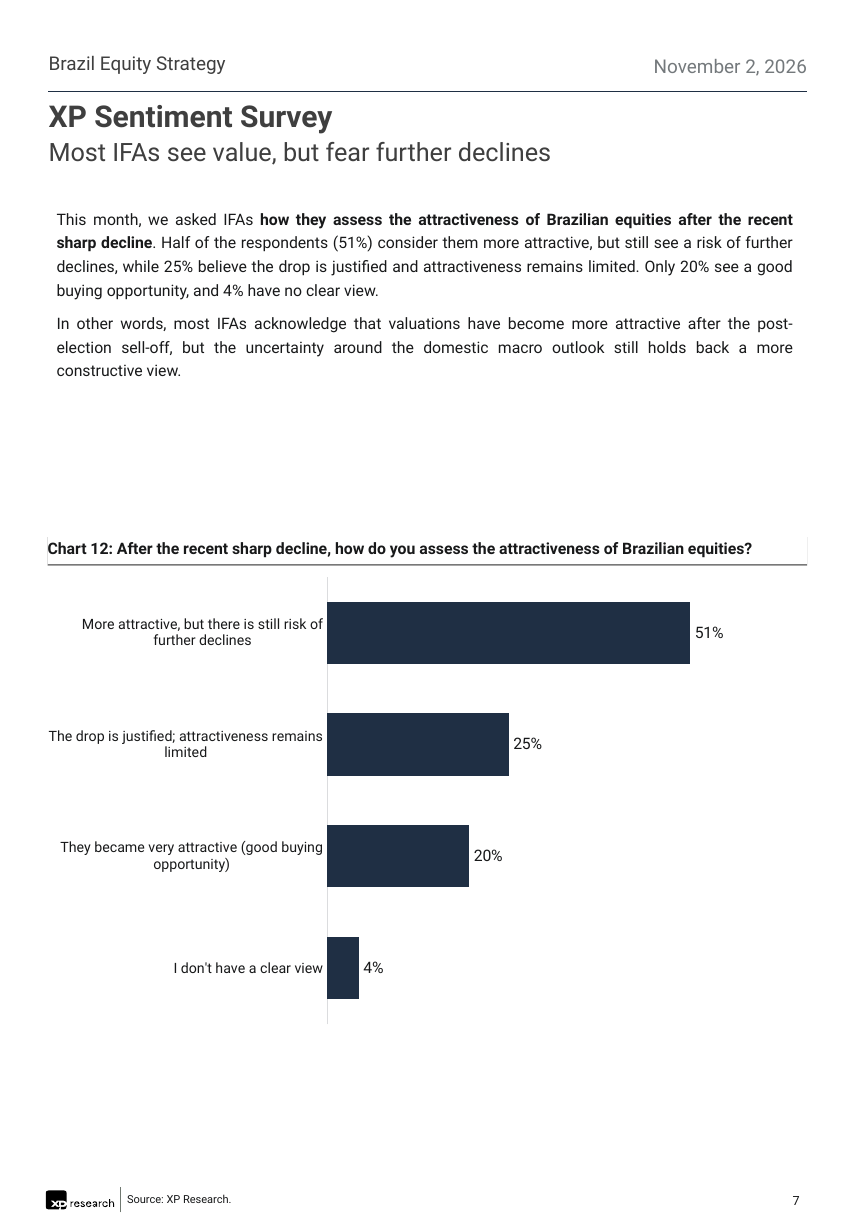
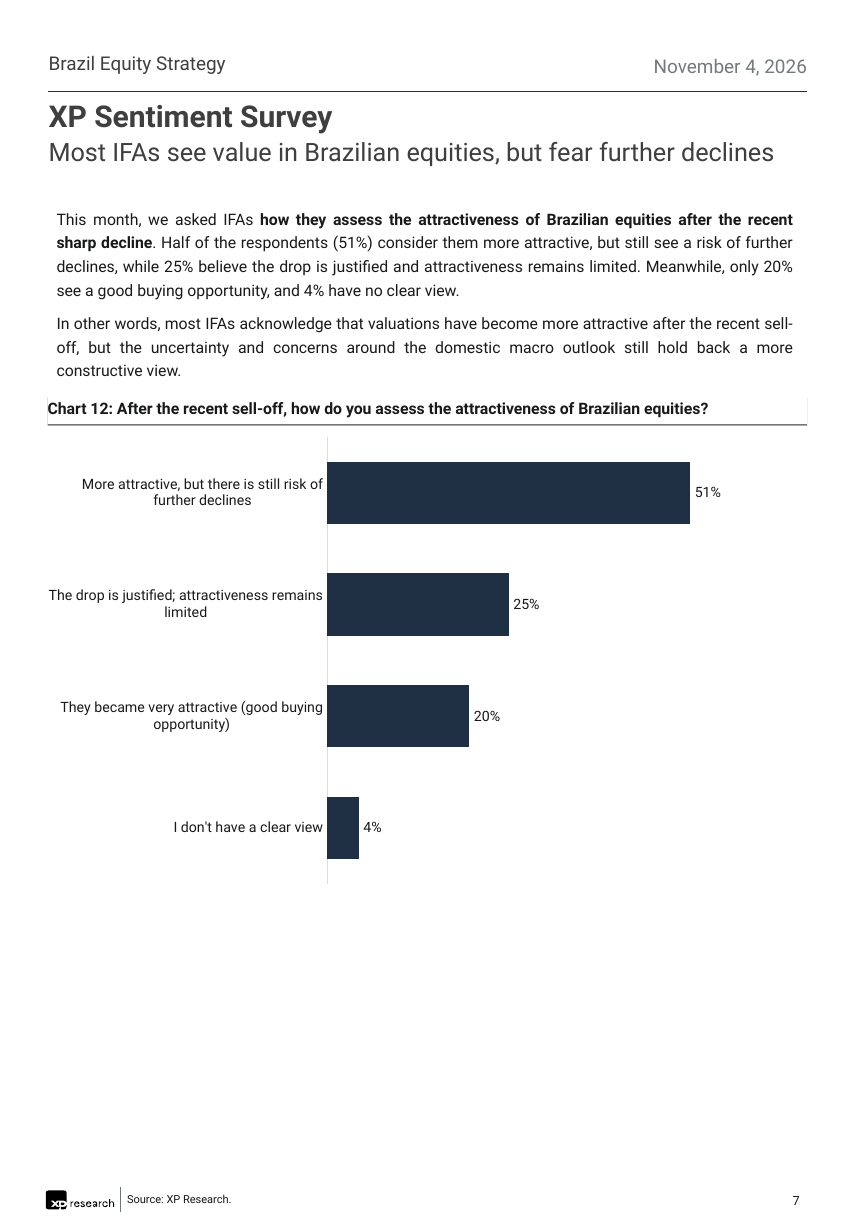
Before and after one commit to CaioLSouza/datasets, a slide deck: slide 7 of pesquisa_assessores_outubro_2026/XP IFAs Sentiment Survey - October 2026.pptx. Drawn at 853x1232 pixels with LibreOffice and Linux fonts; fonts in the diff are those of the drawing. Boxes give left, top, right and bottom in pixels: in the first picture for what was removed or moved away, otherwise in the second. Text is boxed around its words. In the diff, an @@ line names an element or a change of style, - is before the commit and + after.

```diff
--- a/pesquisa_assessores_outubro_2026/XP IFAs Sentiment Survey - October 2026.pptx
+++ b/pesquisa_assessores_outubro_2026/XP IFAs Sentiment Survey - October 2026.pptx
@@ text at [654, 59, 807, 76]: text changed @@
-November 2, 2026
+November 4, 2026
@@ text at [49, 142, 774, 166]: text changed @@
-Most IFAs see value, but fear further declines
+Most IFAs see value in Brazilian equities, but fear further declines
@@ text at [57, 213, 793, 376]: text changed @@
-This month, we asked IFAs how they assess the attractiveness of Brazilian equities after the recent sharp decline. Half of the respondents (51%) consider them more attractive, but still see a risk of further declines, while 25% believe the drop is justified and attractiveness remains limited. Only 20% see a good buying opportunity, and 4% have no clear view.
-In other words, most IFAs acknowledge that valuations have become more attractive after the post-election sell-off, but the uncertainty around the domestic macro outlook still holds back a more constructive view.
+This month, we asked IFAs how they assess the attractiveness of Brazilian equities after the recent sharp decline. Half of the respondents (51%) consider them more attractive, but still see a risk of further declines, while 25% believe the drop is justified and attractiveness remains limited. Meanwhile, only 20% see a good buying opportunity, and 4% have no clear view.
+In other words, most IFAs acknowledge that valuations have become more attractive after the recent sell-off, but the uncertainty and concerns around the domestic macro outlook still hold back a more constructive view.
@@ text "Chart 12: After the recent ...": place and size @@
-text "Chart 12: After the recent ..." at [48, 536, 808, 564]
+text "Chart 12: After the recent ..." at [48, 396, 808, 424]
@@ text at [48, 402, 708, 418]: text changed @@
-Chart 12: After the recent sharp decline, how do you assess the attractiveness of Brazilian equities?
+Chart 12: After the recent sell-off, how do you assess the attractiveness of Brazilian equities?
@@ bar chart at [49, 428, 820, 894] @@
@@ data labels of Series 1 changed @@
@@ bar chart: place and size @@
-bar chart at [49, 568, 820, 1034]
+bar chart at [49, 428, 820, 894]
```
Also in this commit, not shown: 6 other slides changed, 3 other files.
